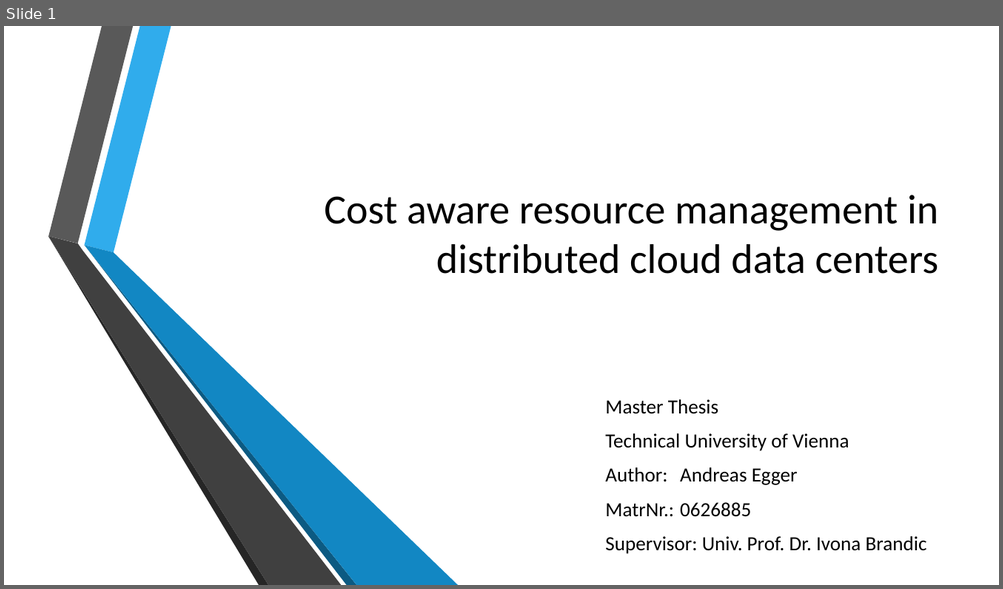
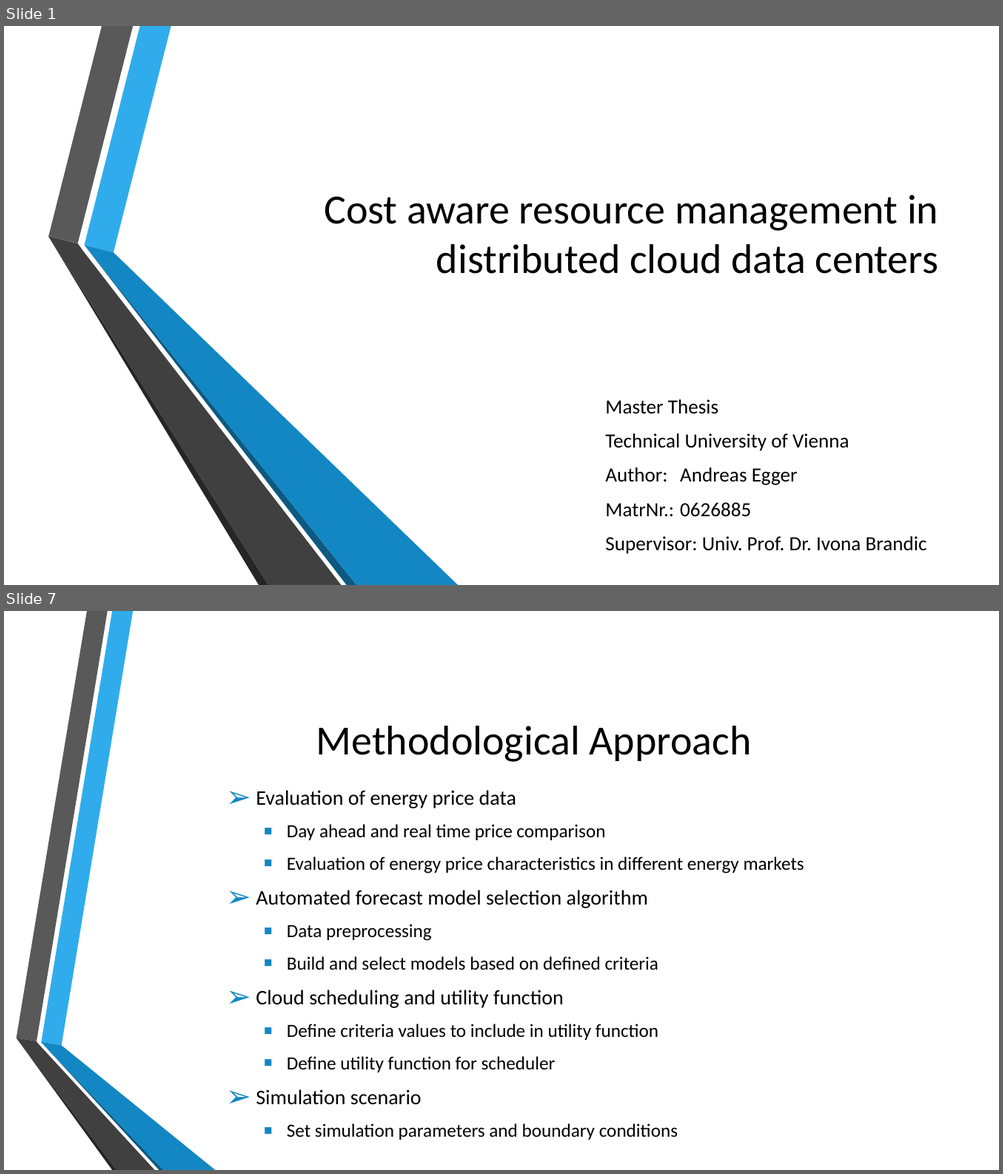
Before and after one commit to and2egg/diploma-thesis, a slide deck: Presentation/Cost aware resource management in distributed cloud data centers.pptx. Shown one above the other, each under a label of ours: slide 1 before the commit, slides 1 and 7 after it; the slides between them are not shown. The pictures are 1003x589 and 1003x1174 pixels, drawn with LibreOffice and Linux fonts; fonts in the diff are those of the drawing; background and template pictures are left out. Boxes give left, top, right and bottom in pixels: in the first picture for what was removed or moved away, otherwise in the second. Text is boxed around its words. In the diff, an @@ line names an element or a change of style, - is before the commit and + after.

```diff
--- a/Presentation/Cost aware resource management in distributed cloud data centers.pptx
+++ b/Presentation/Cost aware resource management in distributed cloud data centers.pptx
@@ slide 7 added at (x1=4, y1=611, x2=999, y2=1170), background picture (left out) @@
@@ title added at (x1=316, y1=726, x2=751, y2=762), 40 pt, text #000000 @@
+Methodological Approach
@@ text added at (x1=256, y1=790, x2=804, y2=1140), 18 pt, text #000000 @@
+  ➢ Evaluation of energy price data
+    ▪ Day ahead and real time price comparison
+    ▪ Evaluation of energy price characteristics in different energy markets
+  ➢ Automated forecast model selection algorithm
+    ▪ Data preprocessing
+    ▪ Build and select models based on defined criteria
+  ➢ Cloud scheduling and utility function
+    ▪ Define criteria values to include in utility function
+    ▪ Define utility function for scheduler
+  ➢ Simulation scenario
+    ▪ Set simulation parameters and boundary conditions
@@ group added at (x1=16, y1=611, x2=215, y2=1170): 6 freeform shapes @@
```
Also in this commit, not shown: 1 slide changed, 23 other slides added, 1 slide removed, 36 other files.
